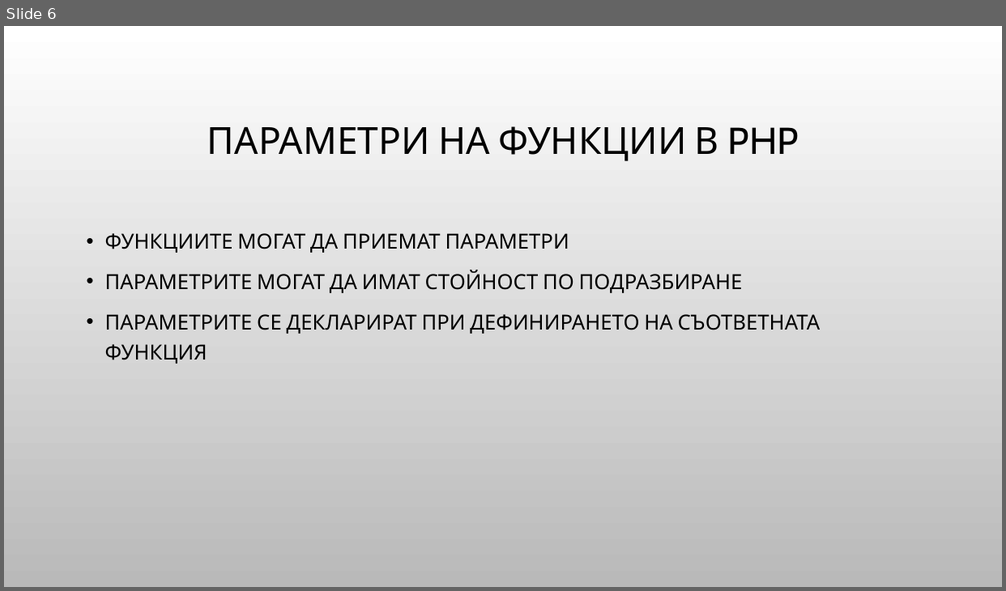
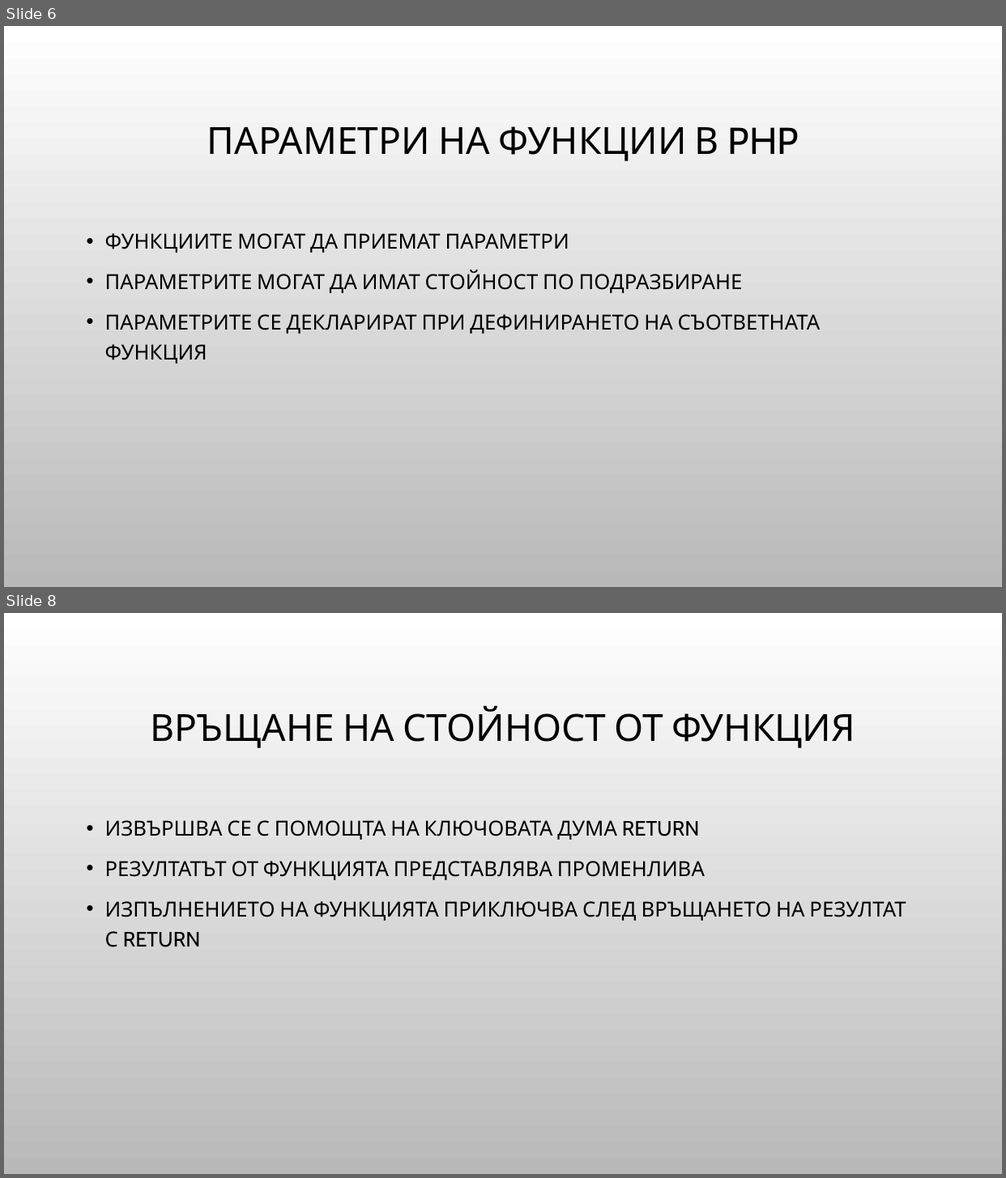
Before and after one commit to Bilyukov/php-mysql-course, a slide deck: 06.php-bacics-4.pptx. Shown one above the other, each under a label of ours: slide 6 before the commit, slides 6 and 8 after it; the slides between them are not shown. The pictures are 1006x591 and 1006x1178 pixels, drawn with LibreOffice and Linux fonts; fonts in the diff are those of the drawing; background and template pictures are left out. Boxes give left, top, right and bottom in pixels: in the first picture for what was removed or moved away, otherwise in the second. Text is boxed around its words. In the diff, an @@ line names an element or a change of style, - is before the commit and + after.

```diff
--- a/06.php-bacics-4.pptx
+++ b/06.php-bacics-4.pptx
@@ slide 8 added at [4, 613, 1002, 1174], background picture (left out) @@
@@ title added at [151, 706, 854, 748], 36 pt, text #000000 @@
+ВРЪЩАНЕ НА СТОЙНОСТ ОТ ФУНКЦИЯ
@@ text added at [105, 820, 906, 948], 20 pt, text #000000 @@
+• ИЗВЪРШВА СЕ С ПОМОЩТА НА КЛЮЧОВАТА ДУМА RETURN
+• РЕЗУЛТАТЪТ ОТ ФУНКЦИЯТА ПРЕДСТАВЛЯВА ПРОМЕНЛИВА
+• ИЗПЪЛНЕНИЕТО НА ФУНКЦИЯТА ПРИКЛЮЧВА СЛЕД ВРЪЩАНЕТО НА РЕЗУЛТАТ С RETURN
```
Also in this commit, not shown: 15 other slides added, 5 other files.
